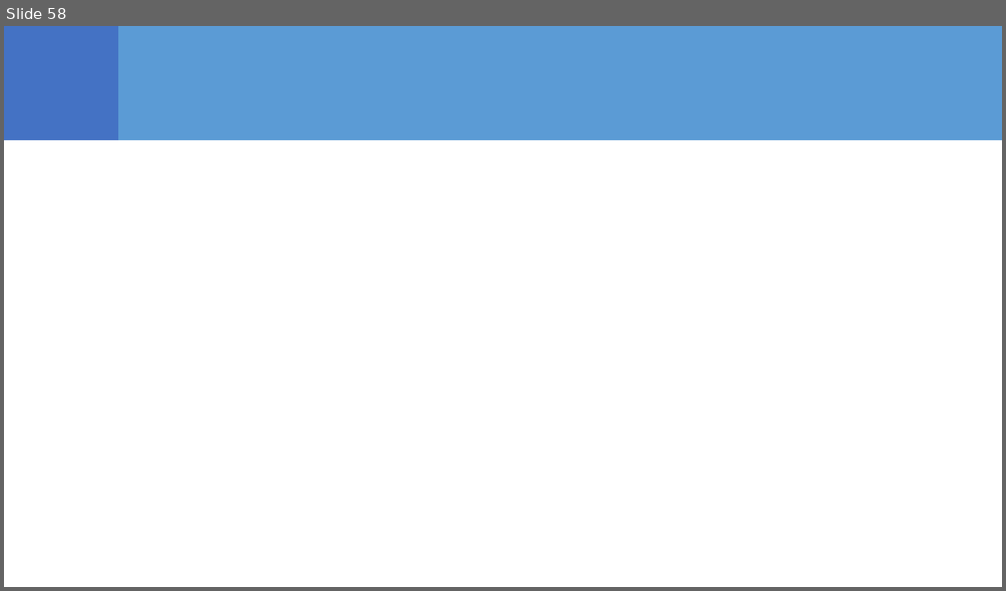
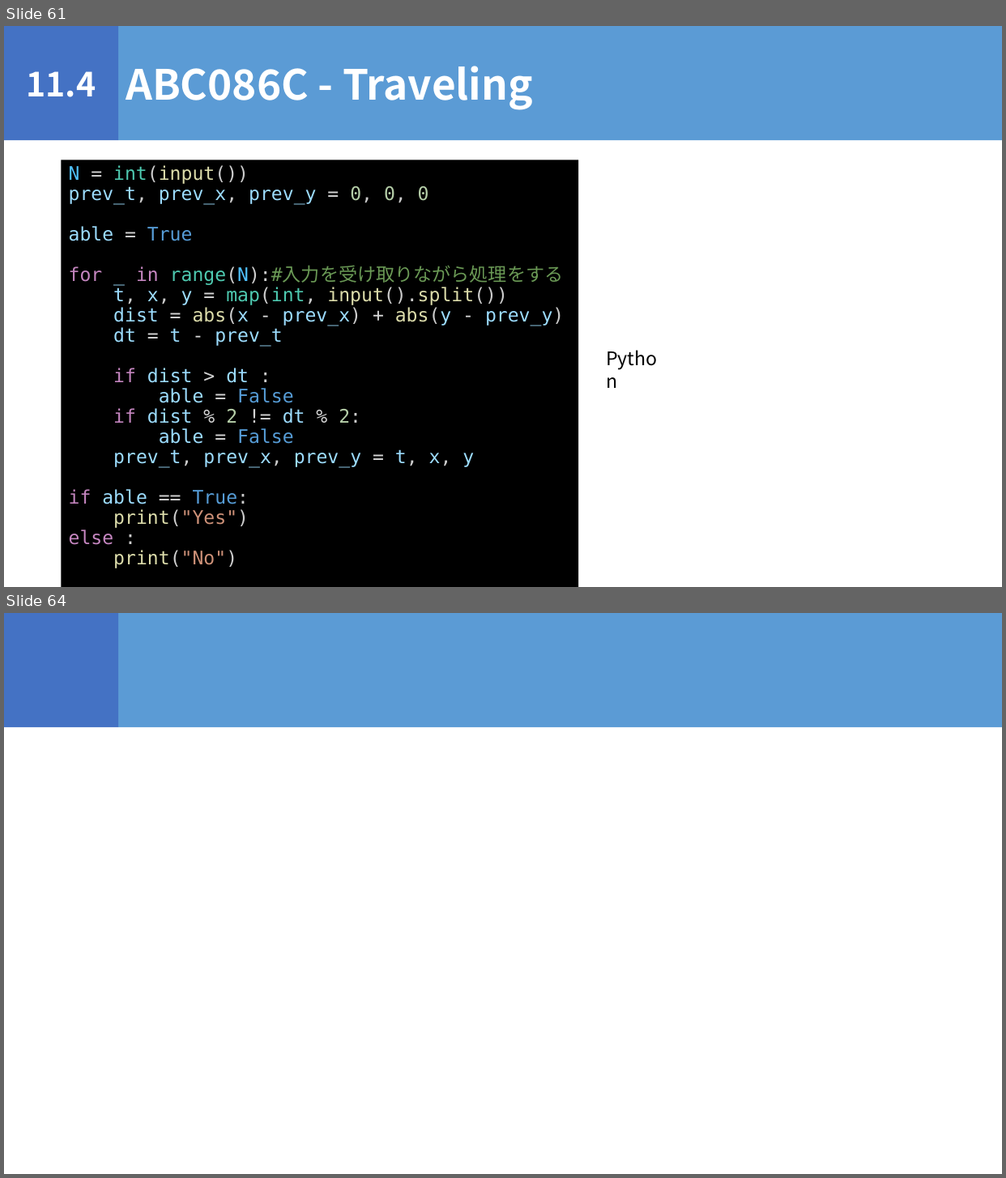
Before and after one commit to igeeeeee/triC_AtCoder_Beginners_Selection, a slide deck: ABS_勉強会.pptx. Shown one above the other, each under a label of ours: slide 58 before the commit, slides 61 and 64 after it; the slides between them are not shown. The pictures are 1006x591 and 1006x1178 pixels, drawn with LibreOffice and Linux fonts; fonts in the diff are those of the drawing. Boxes give left, top, right and bottom in pixels: in the first picture for what was removed or moved away, otherwise in the second. Text is boxed around its words. In the diff, an @@ line names an element or a change of style, - is before the commit and + after.

```diff
--- a/ABS_勉強会.pptx
+++ b/ABS_勉強会.pptx
@@ slide 61 added at box(4, 26, 1002, 587), background #FFFFFF @@
@@ rectangle added at box(4, 26, 118, 140), fill #4472C4, 32 pt, text #FFFFFF, bold @@
+11.4
@@ rectangle added at box(118, 26, 1002, 140), fill #5B9BD5, 40 pt, text #FFFFFF, bold @@
+ABC086C - Traveling
@@ rectangle added at box(61, 160, 578, 587), fill #000000, 18 pt, text #9CDCFE @@
+N = int(input())
+prev_t, prev_x, prev_y = 0, 0, 0
+able = True
+for _ in range(N):#入力を受け取りながら処理をする
+t, x, y = map(int, input().split())
+dist = abs(x - prev_x) + abs(y - prev_y)
+dt = t - prev_t
+if dist > dt :
+able = False
+if dist % 2 != dt % 2:
+able = False
+prev_t, prev_x, prev_y = t, x, y
+if able == True:
+print("Yes")
+else :
+print("No")
@@ text added at box(599, 344, 675, 373), 18 pt, text #000000 @@
+Python
@@ what was slide 58 is now slide 64 @@
```
Also in this commit, not shown: 1 slide changed, 5 other slides added, 3 slides removed, 3 other files.
